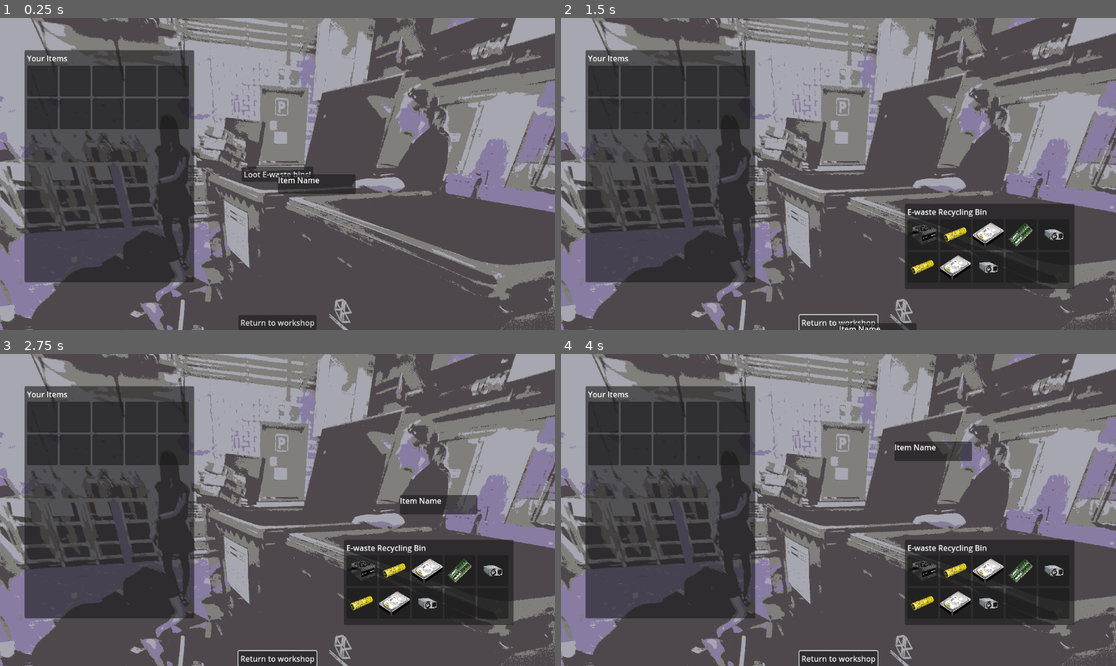
Above: before the commit, frames 1-4 (two rows, left to right).
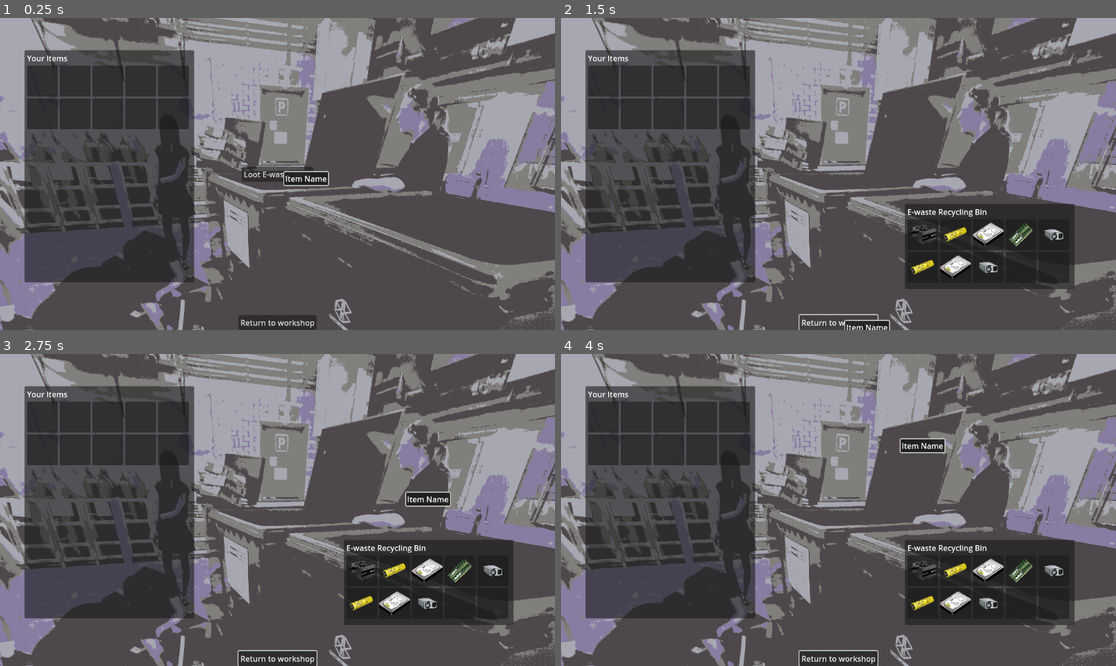
Above: after the commit, the same moments.

Repository: tabby-cat-nya/RustHacker
Game: Godot game, scene res://test.tscn
Two runs of this game, one before a commit and one after it. Both use one fixed random seed, a clock stepped at 60 frames per second and the inputs below. The engine's default icon, where the game draws it, is replaced by a stand-in: a white triangle on a blue panel in a dark square.
Inputs (mouse positions are in pixels of both pictures, inside the frame that each line leads up to):
- Up to frame 1 (0.25 s): no input
- Up to frame 2 (1.5 s): click "Loot E-waste bins!" at 0.5 s; click "Return to workshop" at 1.25 s
- Up to frame 3 (2.75 s): move the mouse to (399, 494) at 2.02 s
- Up to frame 4 (4 s): move the mouse to (727, 525) at 2.77 s; move the mouse to (894, 441) at 3.52 s

The runs differ from the first frame. In frame 1, 0.8% of the frame differs, in the area x 50-65%, y 48-57%; in frame 2, 0.3%; in frame 3, 0.8%; in frame 4, 0.8%, in the area x 60-75%, y 26-35%.

Commit message:
custom tooltip working except for not shrinking

Diff:
--- a/inv_system/item_slot.gd
+++ b/inv_system/item_slot.gd
@@ -44,3 +44,15 @@
 	data.icon.show()
 	update_ui()
 	data.update_ui()
+
+
+func _on_mouse_entered() -> void:
+	print("im real?")
+	if item:
+		Tooltip.show_tip(item.item_name)
+	pass # Replace with function body.
+
+
+func _on_mouse_exited() -> void:
+	Tooltip.hide_tip()
+	pass # Replace with function body.
--- a/inv_system/item_slot.tscn
+++ b/inv_system/item_slot.tscn
@@ -28,6 +28,7 @@
 stretch_mode = 4
 
 [node name="Label" type="Label" parent="Icon"]
+visible = false
 layout_mode = 1
 anchors_preset = 7
 anchor_left = 0.5
@@ -43,3 +44,6 @@
 text = "120 GB"
 label_settings = SubResource("LabelSettings_ab1u2")
 horizontal_alignment = 2
+
+[connection signal="mouse_entered" from="." to="." method="_on_mouse_entered"]
+[connection signal="mouse_exited" from="." to="." method="_on_mouse_exited"]
--- a/project.godot
+++ b/project.godot
@@ -15,6 +15,10 @@
 config/features=PackedStringArray("4.5", "GL Compatibility")
 config/icon="res://icon.svg"
 
+[autoload]
+
+Tooltip="*res://tooltip.tscn"
+
 [rendering]
 
 renderer/rendering_method="gl_compatibility"
--- a/test.tscn
+++ b/test.tscn
@@ -10,9 +10,9 @@
 [ext_resource type="Resource" uid="uid://88v5bcyrgpob" path="res://items/large_psu_item.tres" id="6_77dp3"]
 [ext_resource type="Resource" uid="uid://swd1m0hvep4c" path="res://items/small_psu_item.tres" id="7_5tkv4"]
 [ext_resource type="PackedScene" uid="uid://dgqs20xf7l8c" path="res://inv_system/item_slot.tscn" id="7_xersf"]
-[ext_resource type="Script" uid="uid://cbta38dhunndc" path="res://tooltip.gd" id="11_77dp3"]
 
 [node name="Control" type="Control" node_paths=PackedStringArray("bin_inventory", "loot_button")]
+z_index = -1
 layout_mode = 3
 anchors_preset = 15
 anchor_right = 1.0
@@ -192,19 +192,4 @@
 grow_vertical = 0
 text = "Return to workshop"
 
-[node name="Tooltip" type="PanelContainer" parent="." node_paths=PackedStringArray("tooltip_label")]
-layout_mode = 1
-offset_right = 161.0
-offset_bottom = 40.0
-mouse_filter = 2
-script = ExtResource("11_77dp3")
-tooltip_label = NodePath("VBoxContainer/Label")
-
-[node name="VBoxContainer" type="VBoxContainer" parent="Tooltip"]
-layout_mode = 2
-
-[node name="Label" type="Label" parent="Tooltip/VBoxContainer"]
-layout_mode = 2
-text = "Item Name"
-
 [connection signal="pressed" from="LootButton" to="." method="_on_loot_button_pressed"]
--- a/tooltip.gd
+++ b/tooltip.gd
@@ -9,4 +9,12 @@
 
 # Called every frame. 'delta' is the elapsed time since the previous frame.
 func _process(delta: float) -> void:
-	global_position = get_global_mouse_position() + Vector2(1,1)
+	global_position = get_global_mouse_position() + Vector2(12,-6)
+
+func show_tip(text : String):
+	tooltip_label.text = text
+	show()
+
+func hide_tip():
+	hide()
+	pass
--- /dev/null
+++ b/tooltip.tscn
@@ -0,0 +1,41 @@
+[gd_scene load_steps=4 format=3 uid="uid://sb2wq874p37j"]
+
+[ext_resource type="Script" uid="uid://cbta38dhunndc" path="res://tooltip.gd" id="1_gwequ"]
+
+[sub_resource type="StyleBoxFlat" id="StyleBoxFlat_gwequ"]
+content_margin_left = 4.0
+content_margin_top = 4.0
+content_margin_right = 4.0
+content_margin_bottom = 4.0
+bg_color = Color(0.101960786, 0.101960786, 0.101960786, 0.8784314)
+border_width_left = 2
+border_width_top = 2
+border_width_right = 2
+border_width_bottom = 2
+corner_radius_top_left = 3
+corner_radius_top_right = 3
+corner_radius_bottom_right = 3
+corner_radius_bottom_left = 3
+
+[sub_resource type="LabelSettings" id="LabelSettings_oxk8h"]
+
+[node name="Tooltip" type="PanelContainer" node_paths=PackedStringArray("tooltip_label")]
+offset_right = 95.0
+offset_bottom = 31.0
+size_flags_horizontal = 0
+size_flags_vertical = 0
+mouse_filter = 2
+theme_override_styles/panel = SubResource("StyleBoxFlat_gwequ")
+script = ExtResource("1_gwequ")
+tooltip_label = NodePath("VBoxContainer/Label")
+
+[node name="VBoxContainer" type="VBoxContainer" parent="."]
+layout_mode = 2
+size_flags_horizontal = 0
+size_flags_vertical = 0
+
+[node name="Label" type="Label" parent="VBoxContainer"]
+layout_mode = 2
+size_flags_vertical = 6
+text = "Item Name"
+label_settings = SubResource("LabelSettings_oxk8h")
Not shown: 1 places in test.tscn that only renumber resources
